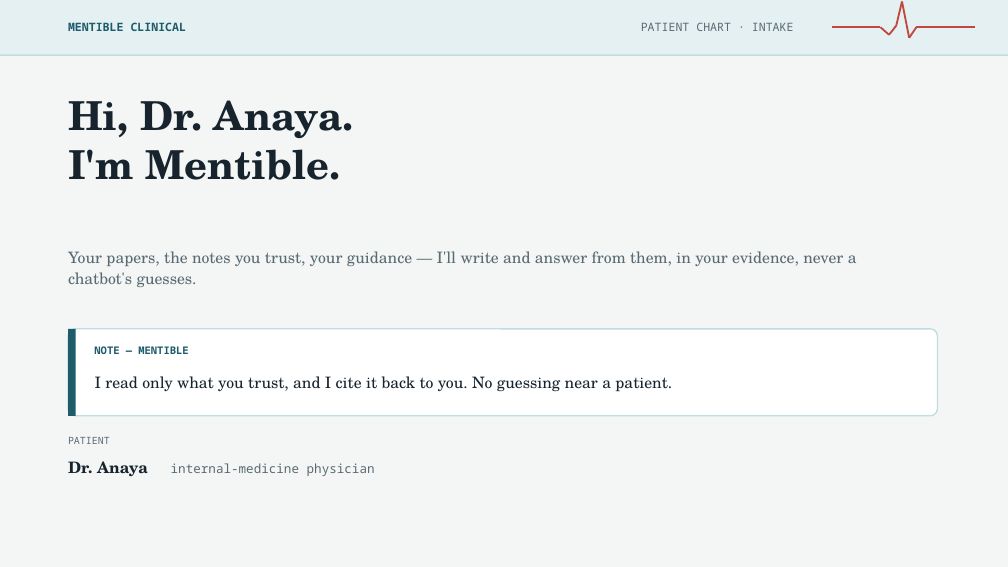
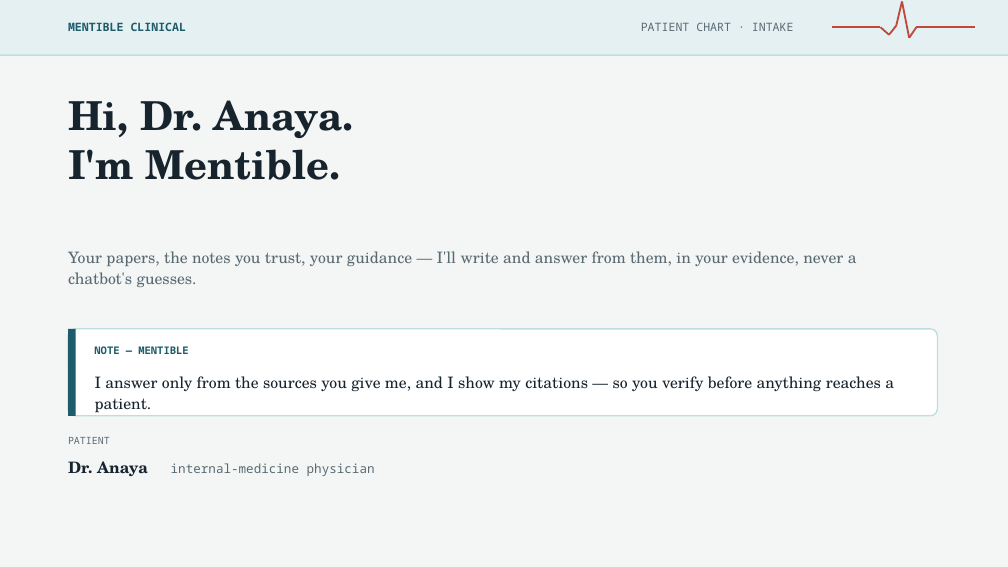
Before and after one commit to wegofwd2020-hub/Mentible, a slide deck: slide 1 of docs/adr-033-decks/mentible-for-physicians.pptx. Drawn at 1008x567 pixels with LibreOffice and Linux fonts; fonts in the diff are those of the drawing. Boxes give left, top, right and bottom in pixels: in the first picture for what was removed or moved away, otherwise in the second. Text is boxed around its words. In the diff, an @@ line names an element or a change of style, - is before the commit and + after.

```diff
--- a/docs/adr-033-decks/mentible-for-physicians.pptx
+++ b/docs/adr-033-decks/mentible-for-physicians.pptx
@@ text at [95, 376, 894, 413]: text changed @@
-I read only what you trust, and I cite it back to you. No guessing near a patient.
+I answer only from the sources you give me, and I show my citations — so you verify before anything reaches a patient.
```
Also in this commit, not shown: 3 other slides changed, 1 slide added, 4 other files.
